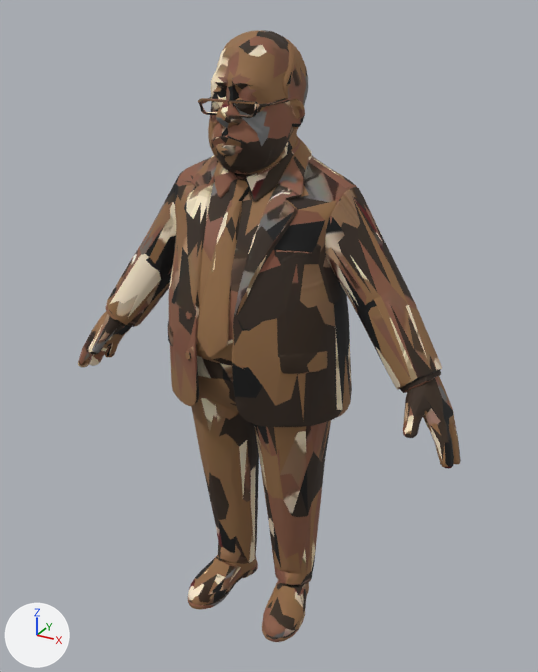
The glTF model public/models/office/cast/stanley.glb: old version first, new version second.
Camera for both pictures: a 50 mm camera at (1.004, -1.747, 1.85) aimed at (0.021, 0.04, 0.957). Every picture has the same lights, and +X, +Y and +Z are marked at lower left. The picture after the commit comes second. Where no turn or scale is listed for an object, it has been applied to the vertices. Vertices at exactly the same position are counted once.

In view in the first picture: 'char1'.
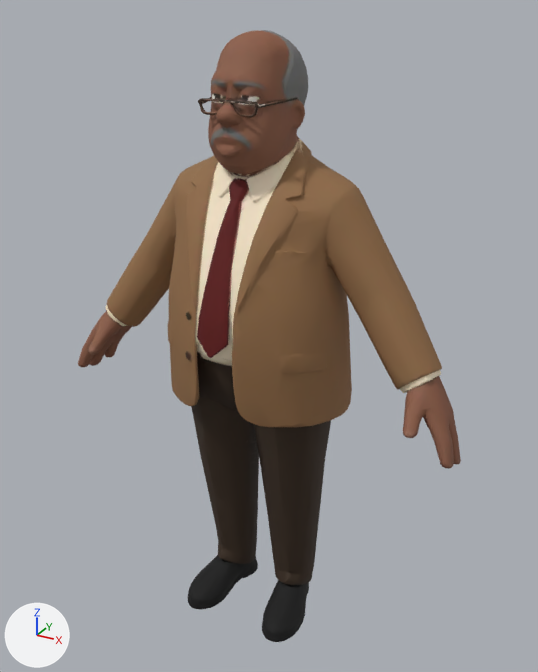
Where the change shows, as pixel boxes [x1, y1, x2, y2] in the pictures (538 x 672 px; the box of a moved part takes in the faces that stretch with it):
part 1 of me_mesh_0, moved or reshaped: [179, 39, 340, 365] in both
part 2 of me_mesh_0, moved or reshaped: [398, 305, 452, 468] in both
part 3 of me_mesh_0, moved or reshaped: [78, 305, 149, 367] in both
part 4 of me_mesh_0, moved or reshaped: [192, 551, 309, 642] in both
part 5 of me_mesh_0, surface changed: [78, 30, 458, 642] in both

The change, as a list of edits to the scene's bpy script:
```text
Change me_mesh_0:
    where me_mesh_0.from_pydata(...)  # 5119 vertices, 10242 faces; spans x -0.64..0.64, y -0.25..0.25, z 0.0..1.8
    used by ob_char1; location = (0.0, 0.0, 0.0)
    me_mesh_0 part 1: 108 vertices moved within x -0.27..0.25, y -0.23..0.13, z 0.78..1.77
    me_mesh_0 part 2: 50 vertices moved within x 0.45..0.63, y -0.14..0.07, z 0.74..0.99
    me_mesh_0 part 3: 35 vertices moved within x -0.63..-0.45, y -0.14..0.06, z 0.74..0.96
    me_mesh_0 part 4: 30 vertices moved within x -0.14..0.2, y -0.18..0.12, z 0.0..0.12
    me_mesh_0 part 5: 8234 kept faces spanning x -0.64..0.64, y -0.25..0.25, z 0.0..1.8 get new texture (UV) coordinates
```
